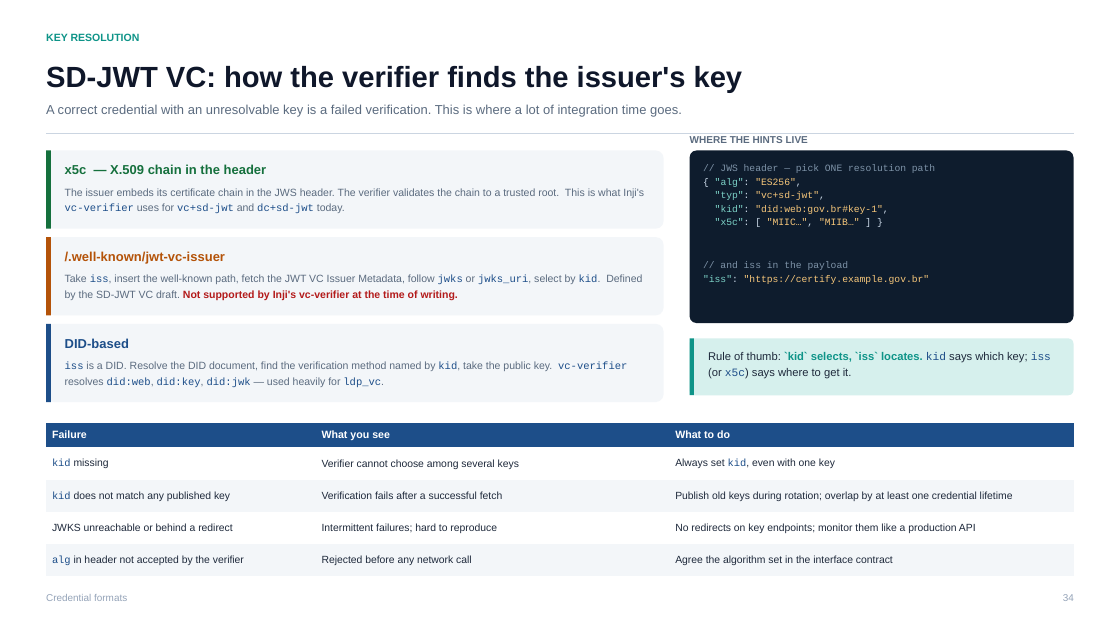
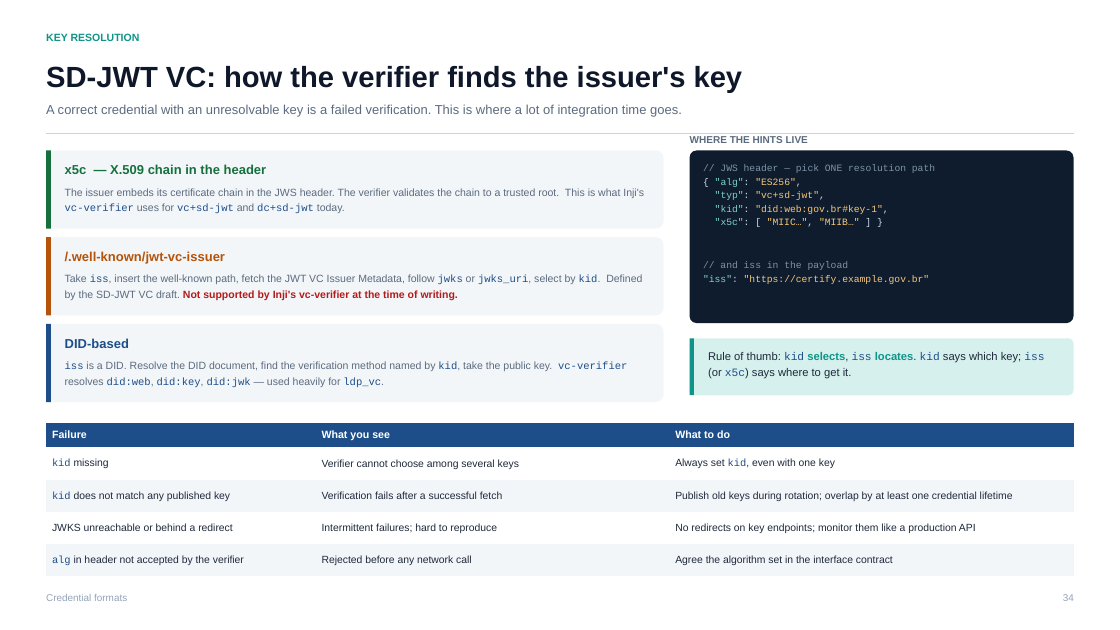
Before and after one commit to abhip2565/abhip2565, a slide deck: slide 34 of inji-training-deck/Inji-Wallet-and-Inji-Web-Technical-Enablement-Brazil.pptx. Drawn at 1120x630 pixels with LibreOffice and Linux fonts; fonts in the diff are those of the drawing. Boxes give left, top, right and bottom in pixels: in the first picture for what was removed or moved away, otherwise in the second. Text is boxed around its words. In the diff, an @@ line names an element or a change of style, - is before the commit and + after.

```diff
--- a/inji-training-deck/Inji-Wallet-and-Inji-Web-Technical-Enablement-Brazil.pptx
+++ b/inji-training-deck/Inji-Wallet-and-Inji-Web-Technical-Enablement-Brazil.pptx
@@ text at bbox=[708, 352, 1044, 379]: text changed @@
-Rule of thumb: `kid` selects, `iss` locates. kid says which key; iss (or x5c) says where to get it.
+Rule of thumb: kid selects, iss locates. kid says which key; iss (or x5c) says where to get it.
```
Also in this commit, not shown: 34 other slides changed, 7 other files.
